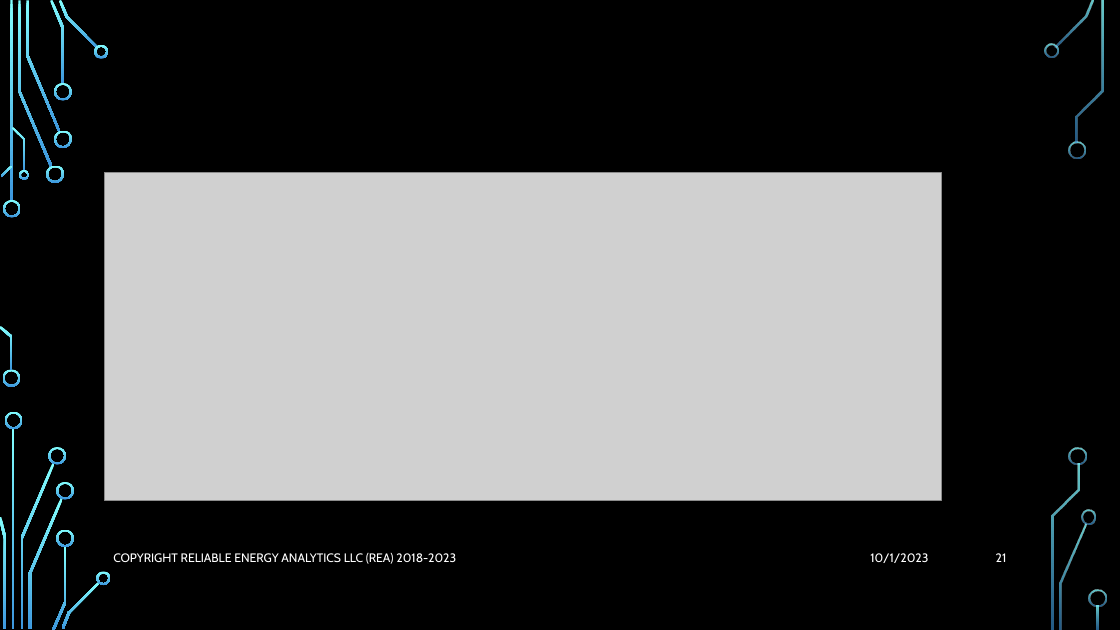
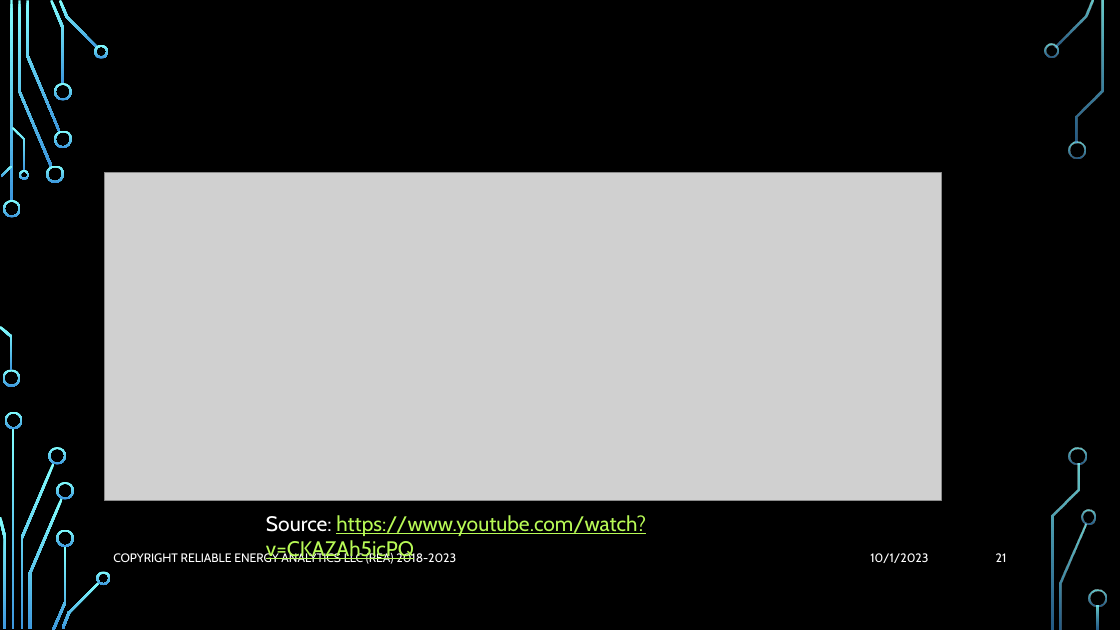
Before and after one commit to rjb4standards/Presentations, a slide deck: slide 21 of 2023-0930-BSIDES_CT.pptx. Drawn at 1120x630 pixels with LibreOffice and Linux fonts; fonts in the diff are those of the drawing; grey boxes stand for pictures; background and template pictures are left out. Boxes give left, top, right and bottom in pixels: in the first picture for what was removed or moved away, otherwise in the second. Text is boxed around its words. In the diff, an @@ line names an element or a change of style, - is before the commit and + after.

Commit message:
Cybersecurity Lessons from the Movie Titanic

```diff
--- a/2023-0930-BSIDES_CT.pptx
+++ b/2023-0930-BSIDES_CT.pptx
@@ text added at (x1=266, y1=515, x2=646, y2=563), 18 pt, text #B8FA56, underline @@
+Source: https://www.youtube.com/watch?v=CKAZAh5icPQ
```
